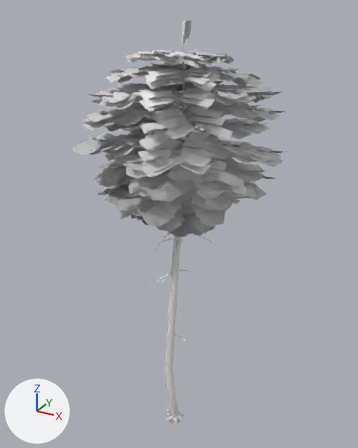
Two versions of the glTF model nuri/public/models/trees/pine_2.glb, one commit apart.
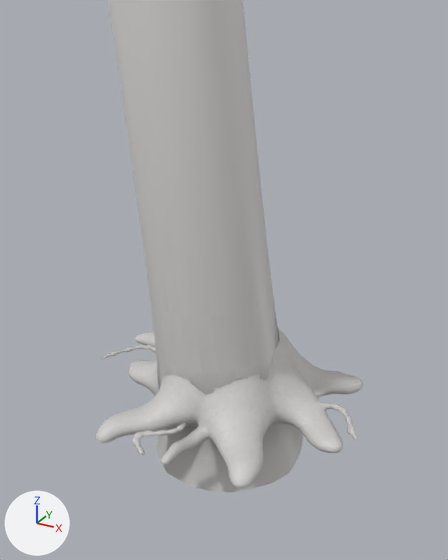
Each version appears first whole from a 50 mm camera at (9.27, -16.46, 18.67) aimed at (-0.15, 0.66, 10.11), and next in a close-up from a 50 mm camera at (0.97, -1.82, 1.32) aimed at (-0.04, 0.01, 0.41). Lighting does not change. The marker at lower left points along +X, +Y and +Z. The first two pictures are the older version. Vertices at exactly the same position are counted once.

Before the edit, the objects in view are built like this:
```python
me_pine2_bark = bpy.data.meshes.new('pine2_bark')
me_pine2_bark.from_pydata(...)  # 8570 vertices, 15305 faces; spans x -2.6..3.5, y -2.7..3.5, z -0.3..17.7
me_pine2_bark.materials.append(mat_defaultmaterial)
ob_pine2_bark = bpy.data.objects.new('pine2_bark', me_pine2_bark)
ob_pine2_bark.location = (0.0, 0.0, 0.0)
```
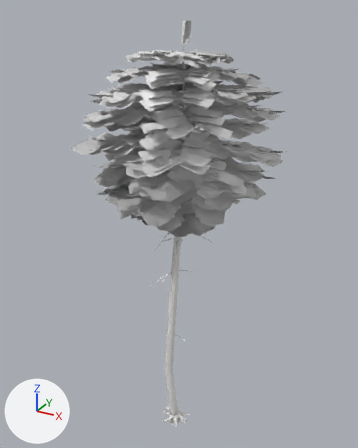
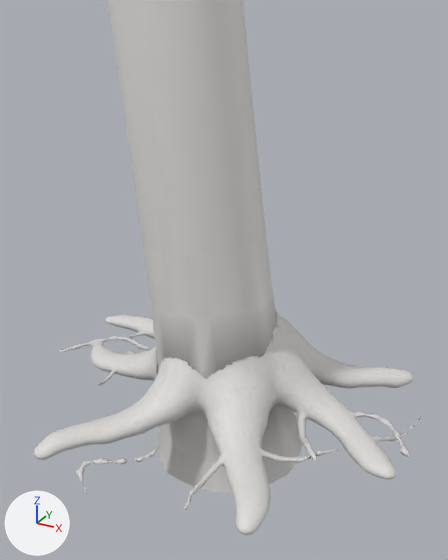
The change, as a diff of the scene's bpy script:
```diff
--- a/nuri/public/models/trees/pine_2.glb.py
+++ b/nuri/public/models/trees/pine_2.glb.py
@@ me_pine2_bark @@
 # used by ob_pine2_bark; location = (0.0, 0.0, 0.0)
-me_pine2_bark.from_pydata(...)  # 8570 vertices, 15305 faces; spans x -2.6..3.5, y -2.7..3.5, z -0.3..17.7
+me_pine2_bark.from_pydata(...)  # 8443 vertices, 15297 faces; spans x -2.6..3.5, y -2.7..3.5, z -0.3..17.7
+# me_pine2_bark part 1: 474 vertices moved within x -0.6..0.5, y -0.5..0.4, z -0.1..0.3; 1978 vertices removed from x -0.5..0.5, y -0.5..0.4, z -0.1..0.2; 1851 vertices added at x -0.8..0.7, y -0.7..0.5, z -0.1..0.3
+# me_pine2_bark part 2: 628 kept faces spanning x -0.6..0.5, y -0.5..0.3, z -0.3..2.4 get new vertex colours
 me_pine2_bark.materials.append(mat_defaultmaterial)
```

Pixel boxes (x1, y1, x2, y2) of what changed, in the close-ups (448 x 560 px; the box of a moved part takes in the faces that stretch with it):
'pine2_bark', reshaped
    before: (95, 0, 363, 492)
    after: (33, 0, 421, 535)
part 1 of me_pine2_bark, moved or reshaped
    before: (96, 326, 363, 488)
    after: (33, 309, 421, 535)
part 2 of me_pine2_bark, edited (looks the same)
    both: (108, 0, 302, 492)
